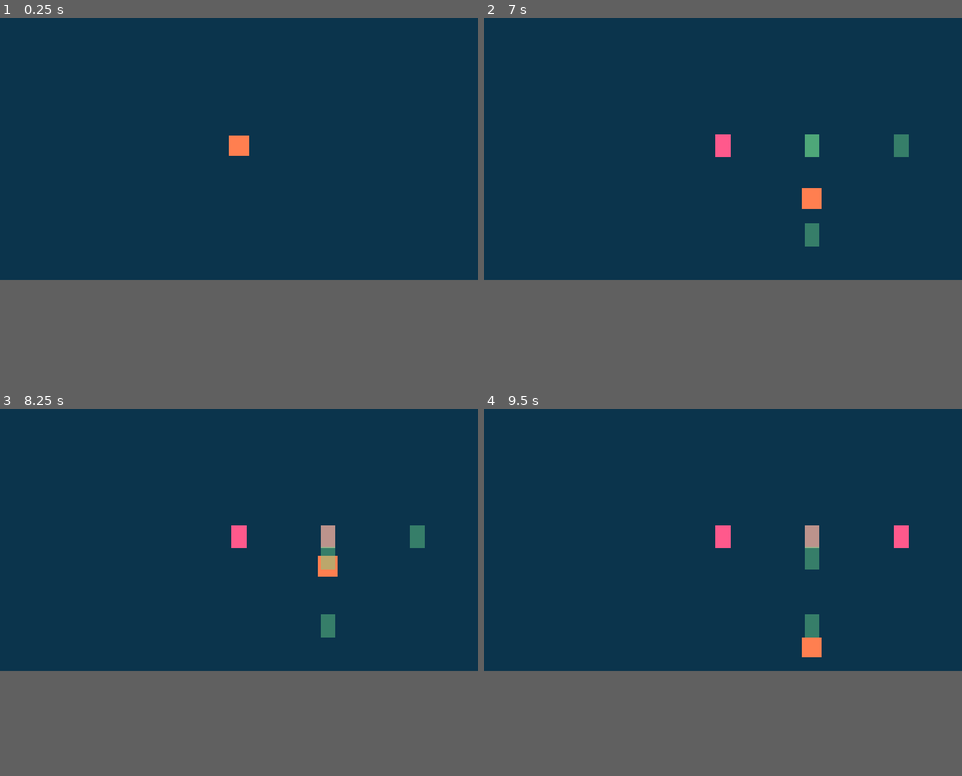
Above: before the commit, frames 1-4 (two rows, left to right).
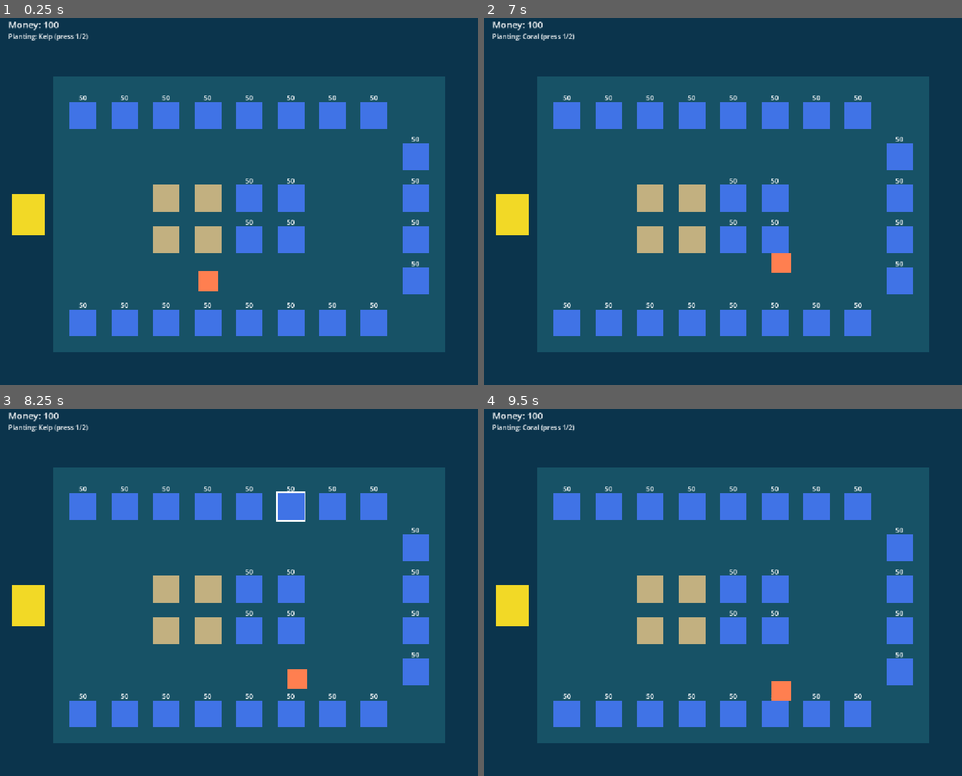
Above: after the commit, the same moments.

Repository: clogas24/Game-Dev
Game: Godot game, scene res://scenes/farm/Farm.tscn
Same seed, same stepped clock (60 frames per second), same inputs: the game is played once before the commit and once after it. Before the commit the project starts from res://scenes/main/Main.tscn.
Inputs (mouse positions are in pixels of both pictures, inside the frame that each line leads up to):
- Up to frame 1 (0.25 s): no input
- Up to frame 2 (7 s): tap Enter at 0.5, 3.5, 6.5 s; move the mouse to (828, 131) at 0.52 s; hold D (move_right) 0.53-1.25 s; hold Space (plant) 0.53-1.25 s; click (828, 131) at 0.67 s; tap E (interact, bound only after the commit) at 0.8, 3.8, 6.8 s; drag from (627, 157) to (699, 197) at 1.27 s; tap Space (plant) at 2, 5 s; move the mouse to (770, 87) at 2.02 s; hold D (move_right) 2.03-2.75 s; hold 1 (select_crop_1, bound only after the commit) 2.03-2.75 s; click (770, 87) at 2.17 s; tap 2 (select_crop_2, bound only after the commit) at 2.3, 5.3 s; drag from (699, 197) to (579, 106) at 2.77 s; move the mouse to (866, 186) at 3.52 s; hold A (move_left) 3.53-4.25 s; hold Space (plant) 3.53-4.25 s; click (866, 186) at 3.67 s; drag from (579, 106) to (651, 80) at 4.27 s; move the mouse to (746, 146) at 5.02 s; hold S (move_down) 5.03-5.75 s; hold 1 (select_crop_1, bound only after the commit) 5.03-5.75 s; click (746, 146) at 5.17 s; drag from (651, 80) to (627, 157) at 5.77 s; move the mouse to (828, 131) at 6.52 s; hold W (move_up) from 6.53 s (still down); hold Space (plant) from 6.53 s (still down); click (828, 131) at 6.67 s
- Up to frame 3 (8.25 s): release W (move_up) at 7.25 s; release Space (plant) at 7.25 s; drag from (143, 548) to (215, 588) at 7.27 s; tap Space (plant) at 8 s; move the mouse to (286, 478) at 8.02 s; hold S (move_down) from 8.03 s (still down); hold 1 (select_crop_1, bound only after the commit) from 8.03 s (still down); click (286, 478) at 8.17 s
- Up to frame 4 (9.5 s): tap 2 (select_crop_2, bound only after the commit) at 8.3 s; release S (move_down) at 8.75 s; release 1 (select_crop_1, bound only after the commit) at 8.75 s; drag from (699, 588) to (579, 497) at 8.77 s
In our replay, the window is 800x450 before the commit and 800x626 after it. These sizes can differ from the game's own. Grey fills any space a smaller window leaves; there, only what the larger window draws over its background counts as a difference.

The runs differ from the first frame. In frame 1, 63% of the frame differs, in the area x 1-94%, y 0-92%; in frame 2, 63%; in frame 3, 63%; in frame 4, 63%.

Commit message:
farming implemented and currency

Diff:
--- /dev/null
+++ b/Godot Project/autoload/Economy.gd
@@ -0,0 +1,22 @@
+extends Node
+
+@export var starting_money: int = 100
+
+signal money_changed(new_amount: int)
+
+var money: int = 0
+
+func _ready() -> void:
+	money = starting_money
+	money_changed.emit(money)
+
+func add_money(amount: int) -> void:
+	money += amount
+	money_changed.emit(money)
+
+func spend_money(amount: int) -> bool:
+	if amount > money:
+		return false
+	money -= amount
+	money_changed.emit(money)
+	return true
--- /dev/null
+++ b/Godot Project/autoload/Economy.tscn
@@ -0,0 +1,7 @@
+[gd_scene load_steps=2 format=3]
+
+[ext_resource type="Script" path="res://autoload/Economy.gd" id="1"]
+
+[node name="Economy" type="Node"]
+script = ExtResource("1")
+starting_money = 100
--- a/Godot Project/project.godot
+++ b/Godot Project/project.godot
@@ -11,12 +11,18 @@
 [application]
 
 config/name="GodotGameDev"
-run/main_scene="res://scenes/main/Main.tscn"
+run/main_scene="res://scenes/farm/Farm.tscn"
 config/features=PackedStringArray("4.7", "Forward Plus")
 config/icon="res://icon.svg"
 
+[autoload]
+
+Economy="*res://autoload/Economy.tscn"
+
 [display]
 
+window/size/viewport_width=1150
+window/size/viewport_height=900
 window/stretch/mode="canvas_items"
 window/stretch/aspect="expand"
 
@@ -51,6 +57,21 @@
 "events": [Object(InputEventKey,"resource_local_to_scene":false,"resource_name":"","device":-1,"window_id":0,"alt_press …(191 unchanged characters)…
 ]
 }
+interact={
+"deadzone": 0.2,
+"events": [Object(InputEventKey,"resource_local_to_scene":false,"resource_name":"","device":-1,"window_id":0,"alt_pressed":false,"shift_pressed":false,"ctrl_pressed":false,"meta_pressed":false,"pressed":false,"keycode":0,"physical_keycode":69,"key_label":0,"unicode":101,"location":0,"echo":false,"script":null)
+]
+}
+select_crop_1={
+"deadzone": 0.2,
+"events": [Object(InputEventKey,"resource_local_to_scene":false,"resource_name":"","device":-1,"window_id":0,"alt_pressed":false,"shift_pressed":false,"ctrl_pressed":false,"meta_pressed":false,"pressed":false,"keycode":0,"physical_keycode":49,"key_label":0,"unicode":49,"location":0,"echo":false,"script":null)
+]
+}
+select_crop_2={
+"deadzone": 0.2,
+"events": [Object(InputEventKey,"resource_local_to_scene":false,"resource_name":"","device":-1,"window_id":0,"alt_pressed":false,"shift_pressed":false,"ctrl_pressed":false,"meta_pressed":false,"pressed":false,"keycode":0,"physical_keycode":50,"key_label":0,"unicode":50,"location":0,"echo":false,"script":null)
+]
+}
 
 [physics]
 
--- a/Godot Project/scenes/coral/Coral.tscn
+++ /dev/null
@@ -1,20 +0,0 @@
-[gd_scene load_steps=3 format=3]
-
-[ext_resource type="Script" path="res://scenes/coral/Coral.gd" id="1"]
-
-[sub_resource type="RectangleShape2D" id="RectangleShape2D_1"]
-size = Vector2(36, 56)
-
-[node name="Coral" type="StaticBody2D"]
-script = ExtResource("1")
-
-[node name="Visual" type="ColorRect" parent="."]
-offset_left = -18.0
-offset_top = -28.0
-offset_right = 18.0
-offset_bottom = 28.0
-color = Color(0.42, 0.85, 0.55, 0.45)
-
-[node name="CollisionShape2D" type="CollisionShape2D" parent="."]
-shape = SubResource("RectangleShape2D_1")
-disabled = true
--- a/Godot Project/scenes/coral/Coral.gd
+++ b/Godot Project/scenes/crop/Crop.gd
@@ -1,4 +1,5 @@
-extends StaticBody2D
+extends Node2D
+class_name Crop
 
 enum State { GROWING, SOLID, DECAYING, GONE }
 
@@ -6,49 +7,54 @@
 @export var solid_time: float = 10.0
 @export var decay_time: float = 5.0
 
+@export var plant_cost: int = 10
+@export var sell_value: int = 25
+@export var decay_sell_multiplier: float = 0.5
+
+@export var grow_color: Color = Color(0.42, 0.85, 0.55, 0.45)
+@export var solid_color: Color = Color(1.0, 0.35, 0.55, 1.0)
+@export var decay_color: Color = Color(0.45, 0.35, 0.3, 1.0)
+
 signal state_changed(new_state: State)
 
 const TRANSITION_TIME: float = 0.2
-const GROW_COLOR: Color = Color(0.42, 0.85, 0.55, 0.45)
-const SOLID_COLOR: Color = Color(1.0, 0.35, 0.55, 1.0)
-const DECAY_COLOR: Color = Color(0.45, 0.35, 0.3, 1.0)
 
 var current_state: State = State.GROWING
 
 @onready var visual: ColorRect = $Visual
-@onready var collision_shape: CollisionShape2D = $CollisionShape2D
 
 func _ready() -> void:
 	_enter_growing()
 
+func harvest() -> int:
+	if current_state == State.GROWING or current_state == State.GONE:
+		return 0
+	var value: int = sell_value
+	if current_state == State.DECAYING:
+		value = int(round(sell_value * decay_sell_multiplier))
+	queue_free()
+	return value
+
 func _enter_growing() -> void:
 	current_state = State.GROWING
 	state_changed.emit(current_state)
-	collision_shape.disabled = true
-	_tween_color(GROW_COLOR, TRANSITION_TIME)
+	_tween_color(grow_color, TRANSITION_TIME)
 	await get_tree().create_timer(grow_time).timeout
 	_enter_solid()
 
 func _enter_solid() -> void:
 	current_state = State.SOLID
 	state_changed.emit(current_state)
-	collision_shape.disabled = false
-	_tween_color(SOLID_COLOR, TRANSITION_TIME)
+	_tween_color(solid_color, TRANSITION_TIME)
 	await get_tree().create_timer(solid_time).timeout
 	_enter_decaying()
 
 func _enter_decaying() -> void:
 	current_state = State.DECAYING
 	state_changed.emit(current_state)
-	# Collision turns off the moment decay starts, not at the end of it.
-	# Decaying coral is visibly crumbling, so it should stop reading as
-	# safe footing right away rather than staying "solid" underfoot while
-	# it looks unstable, and it avoids a player getting stranded when the
-	# node frees itself out from under them.
-	collision_shape.disabled = true
 	var color_time: float = min(TRANSITION_TIME, decay_time)
 	var fade_time: float = max(decay_time - TRANSITION_TIME, 0.05)
-	_tween_color(DECAY_COLOR, color_time)
+	_tween_color(decay_color, color_time)
 	var fade_tween := create_tween()
 	fade_tween.tween_property(visual, "modulate:a", 0.0, fade_time)
 	await get_tree().create_timer(decay_time).timeout
--- /dev/null
+++ b/Godot Project/scenes/crop/Crop.tscn
@@ -0,0 +1,14 @@
+[gd_scene load_steps=2 format=3]
+
+[ext_resource type="Script" path="res://scenes/crop/Crop.gd" id="1"]
+
+[node name="Crop" type="Node2D"]
+script = ExtResource("1")
+
+[node name="Visual" type="ColorRect" parent="."]
+offset_left = -18.0
+offset_top = -28.0
+offset_right = 18.0
+offset_bottom = 28.0
+mouse_filter = 2
+color = Color(0.42, 0.85, 0.55, 0.45)
--- /dev/null
+++ b/Godot Project/scenes/crop/CropCoral.tscn
@@ -0,0 +1,14 @@
+[gd_scene load_steps=2 format=3]
+
+[ext_resource type="PackedScene" path="res://scenes/crop/Crop.tscn" id="1"]
+
+[node name="CropCoral" instance=ExtResource("1")]
+grow_time = 6.0
+solid_time = 10.0
+decay_time = 5.0
+plant_cost = 25
+sell_value = 70
+decay_sell_multiplier = 0.5
+grow_color = Color(0.42, 0.85, 0.55, 0.45)
+solid_color = Color(1.0, 0.35, 0.55, 1.0)
+decay_color = Color(0.45, 0.35, 0.3, 1.0)
--- /dev/null
+++ b/Godot Project/scenes/crop/CropKelp.tscn
@@ -0,0 +1,14 @@
+[gd_scene load_steps=2 format=3]
+
+[ext_resource type="PackedScene" path="res://scenes/crop/Crop.tscn" id="1"]
+
+[node name="CropKelp" instance=ExtResource("1")]
+grow_time = 3.0
+solid_time = 6.0
+decay_time = 4.0
+plant_cost = 10
+sell_value = 25
+decay_sell_multiplier = 0.5
+grow_color = Color(0.55, 0.9, 0.4, 0.45)
+solid_color = Color(0.25, 0.7, 0.3, 1.0)
+decay_color = Color(0.4, 0.45, 0.25, 1.0)
--- /dev/null
+++ b/Godot Project/scenes/farm/Farm.gd
@@ -0,0 +1,19 @@
+extends Node2D
+
+const CROP_NAMES: Array[String] = ["Kelp", "Coral"]
+
+@onready var player: CharacterBody2D = $Player
+@onready var money_label: Label = $UI/MoneyLabel
+@onready var crop_label: Label = $UI/CropLabel
+
+func _ready() -> void:
+	Economy.money_changed.connect(_on_money_changed)
+	_on_money_changed(Economy.money)
+	player.crop_selected.connect(_on_crop_selected)
+	_on_crop_selected(player.selected_crop_index)
+
+func _on_money_changed(new_amount: int) -> void:
+	money_label.text = "Money: %d" % new_amount
+
+func _on_crop_selected(index: int) -> void:
+	crop_label.text = "Planting: %s (press 1/2)" % CROP_NAMES[index]
--- /dev/null
+++ b/Godot Project/scenes/farm/Farm.tscn
@@ -0,0 +1,185 @@
+[gd_scene load_steps=5 format=3]
+
+[ext_resource type="Script" path="res://scenes/farm/Farm.gd" id="1"]
+[ext_resource type="PackedScene" path="res://scenes/plot/Plot.tscn" id="2"]
+[ext_resource type="PackedScene" path="res://scenes/player/Player.tscn" id="3"]
+
+[sub_resource type="RectangleShape2D" id="ShopShape"]
+size = Vector2(80, 100)
+
+[node name="Farm" type="Node2D"]
+script = ExtResource("1")
+
+[node name="Background" type="CanvasLayer" parent="."]
+layer = -1
+
+[node name="ColorRect" type="ColorRect" parent="Background"]
+layout_mode = 1
+anchors_preset = 15
+anchor_right = 1.0
+anchor_bottom = 1.0
+grow_horizontal = 2
+grow_vertical = 2
+mouse_filter = 2
+color = Color(0.043137, 0.203922, 0.298039, 1)
+
+[node name="FarmBorder" type="ColorRect" parent="."]
+offset_left = 128.0
+offset_top = 156.0
+offset_right = 1072.0
+offset_bottom = 822.0
+mouse_filter = 2
+color = Color(0.09, 0.32, 0.4, 1)
+
+[node name="Shop" type="Area2D" parent="."]
+position = Vector2(68, 489)
+
+[node name="ColorRect" type="ColorRect" parent="Shop"]
+offset_left = -40.0
+offset_top = -50.0
+offset_right = 40.0
+offset_bottom = 50.0
+mouse_filter = 2
+color = Color(0.95, 0.85, 0.15, 1)
+
+[node name="CollisionShape2D" type="CollisionShape2D" parent="Shop"]
+shape = SubResource("ShopShape")
+
+[node name="Plots" type="Node2D" parent="."]
+
+[node name="TopPlot0" parent="Plots" instance=ExtResource("2")]
+position = Vector2(200, 250)
+unlock_cost = 50
+
+[node name="TopPlot1" parent="Plots" instance=ExtResource("2")]
+position = Vector2(300, 250)
+unlock_cost = 50
+
+[node name="TopPlot2" parent="Plots" instance=ExtResource("2")]
+position = Vector2(400, 250)
+unlock_cost = 50
+
+[node name="TopPlot3" parent="Plots" instance=ExtResource("2")]
+position = Vector2(500, 250)
+unlock_cost = 50
+
+[node name="TopPlot4" parent="Plots" instance=ExtResource("2")]
+position = Vector2(600, 250)
+unlock_cost = 50
+
+[node name="TopPlot5" parent="Plots" instance=ExtResource("2")]
+position = Vector2(700, 250)
+unlock_cost = 50
+
+[node name="TopPlot6" parent="Plots" instance=ExtResource("2")]
+position = Vector2(800, 250)
+unlock_cost = 50
+
+[node name="TopPlot7" parent="Plots" instance=ExtResource("2")]
+position = Vector2(900, 250)
+unlock_cost = 50
+
+[node name="BottomPlot0" parent="Plots" instance=ExtResource("2")]
+position = Vector2(200, 750)
+unlock_cost = 50
+
+[node name="BottomPlot1" parent="Plots" instance=ExtResource("2")]
+position = Vector2(300, 750)
+unlock_cost = 50
+
+[node name="BottomPlot2" parent="Plots" instance=ExtResource("2")]
+position = Vector2(400, 750)
+unlock_cost = 50
+
+[node name="BottomPlot3" parent="Plots" instance=ExtResource("2")]
+position = Vector2(500, 750)
+unlock_cost = 50
+
+[node name="BottomPlot4" parent="Plots" instance=ExtResource("2")]
+position = Vector2(600, 750)
+unlock_cost = 50
+
+[node name="BottomPlot5" parent="Plots" instance=ExtResource("2")]
+position = Vector2(700, 750)
+unlock_cost = 50
+
+[node name="BottomPlot6" parent="Plots" instance=ExtResource("2")]
+position = Vector2(800, 750)
+unlock_cost = 50
+
+[node name="BottomPlot7" parent="Plots" instance=ExtResource("2")]
+position = Vector2(900, 750)
+unlock_cost = 50
+
+[node name="RightPlot0" parent="Plots" instance=ExtResource("2")]
+position = Vector2(1000, 350)
+unlock_cost = 50
+
+[node name="RightPlot1" parent="Plots" instance=ExtResource("2")]
+position = Vector2(1000, 450)
+unlock_cost = 50
+
+[node name="RightPlot2" parent="Plots" instance=ExtResource("2")]
+position = Vector2(1000, 550)
+unlock_cost = 50
+
+[node name="RightPlot3" parent="Plots" instance=ExtResource("2")]
+position = Vector2(1000, 650)
+unlock_cost = 50
+
+[node name="CenterPlot0" parent="Plots" instance=ExtResource("2")]
+position = Vector2(400, 450)
+owned = true
+unlock_cost = 50
+
+[node name="CenterPlot1" parent="Plots" instance=ExtResource("2")]
+position = Vector2(500, 450)
+owned = true
+unlock_cost = 50
+
+[node name="CenterPlot2" parent="Plots" instance=ExtResource("2")]
+position = Vector2(600, 450)
+unlock_cost = 50
+
+[node name="CenterPlot3" parent="Plots" instance=ExtResource("2")]
+position = Vector2(700, 450)
+unlock_cost = 50
+
+[node name="CenterPlot4" parent="Plots" instance=ExtResource("2")]
+position = Vector2(400, 550)
+owned = true
+unlock_cost = 50
+
+[node name="CenterPlot5" parent="Plots" instance=ExtResource("2")]
+position = Vector2(500, 550)
+owned = true
+unlock_cost = 50
+
+[node name="CenterPlot6" parent="Plots" instance=ExtResource("2")]
+position = Vector2(600, 550)
+unlock_cost = 50
+
+[node name="CenterPlot7" parent="Plots" instance=ExtResource("2")]
+position = Vector2(700, 550)
+unlock_cost = 50
+
+[node name="Player" parent="." instance=ExtResource("3")]
+position = Vector2(500, 650)
+
+[node name="UI" type="CanvasLayer" parent="."]
+
+[node name="MoneyLabel" type="Label" parent="UI"]
+offset_left = 20.0
+offset_top = 16.0
+offset_right = 260.0
+offset_bottom = 48.0
+theme_override_font_sizes/font_size = 22
+text = "Money: 0"
+
+[node name="CropLabel" type="Label" parent="UI"]
+offset_left = 20.0
+offset_top = 48.0
+offset_right = 320.0
+offset_bottom = 78.0
+theme_override_font_sizes/font_size = 16
+text = "Planting: Kelp (press 1/2)"
--- a/Godot Project/scenes/player/Player.gd
+++ b/Godot Project/scenes/player/Player.gd
@@ -1,25 +1,88 @@
 extends CharacterBody2D
 
 @export var move_speed: float = 300.0
-@export var drag: float = 900.0
 
-const CoralScene: PackedScene = preload("res://scenes/coral/Coral.tscn")
+const CropScenes: Array[PackedScene] = [
+	preload("res://scenes/crop/CropKelp.tscn"),
+	preload("res://scenes/crop/CropCoral.tscn"),
+]
 
-func _physics_process(delta: float) -> void:
+signal crop_selected(index: int)
+
+var selected_crop_index: int = 0
+var selected_plot: Plot = null
+
+func _ready() -> void:
+	add_to_group("player")
+
+func _physics_process(_delta: float) -> void:
 	var input_dir := Vector2(
 		Input.get_action_strength("move_right") - Input.get_action_strength("move_left"),
 		Input.get_action_strength("move_down") - Input.get_action_strength("move_up")
 	).normalized()
-
-	var target_velocity := input_dir * move_speed
-	# drag doubles as accel/decel rate so speeding up and slowing down feel the same
-	velocity = velocity.move_toward(target_velocity, drag * delta)
+	velocity = input_dir * move_speed
 	move_and_slide()
 
 func _unhandled_input(event: InputEvent) -> void:
-	if event.is_action_pressed("plant"):
-		var coral := CoralScene.instantiate()
-		coral.global_position = global_position
-		# Coral must outlive the player walking away, so it goes on Main
-		# (our parent in the scene tree) rather than as our own child.
-		get_parent().add_child(coral)
+	if event.is_action_pressed("select_crop_1"):
+		selected_crop_index = 0
+		crop_selected.emit(selected_crop_index)
+	elif event.is_action_pressed("select_crop_2"):
+		selected_crop_index = 1
+		crop_selected.emit(selected_crop_index)
+	elif event.is_action_pressed("plant"):
+		_try_plant()
+	elif event.is_action_pressed("interact"):
+		_try_interact()
+	elif event is InputEventMouseButton and event.button_index == MOUSE_BUTTON_LEFT and event.pressed:
+		_handle_click(get_global_mouse_position())
+	elif event is InputEventScreenTouch and event.pressed:
+		_handle_click(event.position)
+
+func _handle_click(world_pos: Vector2) -> void:
+	for plot in get_tree().get_nodes_in_group("plots"):
+		if plot.contains_point(world_pos):
+			_select_plot(plot)
+			return
+	_deselect_plot()
+
+func _select_plot(plot: Plot) -> void:
+	if selected_plot == plot:
+		return
+	_deselect_plot()
+	selected_plot = plot
+	selected_plot.set_selected(true)
+
+func _deselect_plot() -> void:
+	if selected_plot:
+		selected_plot.set_selected(false)
+		selected_plot = null
+
+func _try_plant() -> void:
+	if selected_plot == null or not selected_plot.owned or selected_plot.crop != null:
+		return
+	var scene: PackedScene = CropScenes[selected_crop_index]
+	var crop: Crop = scene.instantiate()
+	if not Economy.spend_money(crop.plant_cost):
+		crop.queue_free()
+		return
+	# Crop must outlive the player walking away, so it goes on Farm
+	# (our parent in the scene tree) rather than as our own child.
+	crop.global_position = selected_plot.global_position
+	get_parent().add_child(crop)
+	selected_plot.plant(crop)
+
+func _try_interact() -> void:
+	if selected_plot == null:
+		return
+	if not selected_plot.owned:
+		if Economy.spend_money(selected_plot.unlock_cost):
+			selected_plot.unlock()
+		return
+	if selected_plot.crop == null:
+		return
+	var state: Crop.State = selected_plot.crop.current_state
+	if state == Crop.State.SOLID or state == Crop.State.DECAYING:
+		var value: int = selected_plot.crop.harvest()
+		if value > 0:
+			Economy.add_money(value)
--- a/Godot Project/scenes/player/Player.tscn
+++ b/Godot Project/scenes/player/Player.tscn
@@ -13,6 +13,7 @@
 offset_top = -24.0
 offset_right = 24.0
 offset_bottom = 24.0
+mouse_filter = 2
 color = Color(1, 0.498039, 0.313725, 1)
 
 [node name="CollisionShape2D" type="CollisionShape2D" parent="."]
--- /dev/null
+++ b/Godot Project/scenes/plot/Plot.gd
@@ -0,0 +1,54 @@
+extends StaticBody2D
+class_name Plot
+
+const CLICK_SIZE: Vector2 = Vector2(64, 64)
+
+@export var owned: bool = false
+@export var unlock_cost: int = 50
+
+var crop: Crop = null
+var selected: bool = false
+
+const LOCKED_COLOR: Color = Color(0.25, 0.45, 0.9, 1.0)
+const EMPTY_COLOR: Color = Color(0.76, 0.69, 0.5, 1.0)
+const OCCUPIED_COLOR: Color = Color(0.55, 0.5, 0.35, 1.0)
+
+@onready var visual: ColorRect = $Visual
+@onready var cost_label: Label = $CostLabel
+@onready var selection_border: ColorRect = $SelectionBorder
+
+func _ready() -> void:
+	add_to_group("plots")
+	_update_visual()
+
+func contains_point(point: Vector2) -> bool:
+	var half := CLICK_SIZE * 0.5
+	var local := point - global_position
+	return absf(local.x) <= half.x and absf(local.y) <= half.y
+
+func unlock() -> void:
+	owned = true
+	_update_visual()
+
+func plant(crop_instance: Crop) -> void:
+	crop = crop_instance
+	crop.tree_exiting.connect(_on_crop_freed, CONNECT_ONE_SHOT)
+	_update_visual()
+
+func set_selected(value: bool) -> void:
+	selected = value
+	selection_border.visible = value
+
+func _on_crop_freed() -> void:
+	crop = null
+	_update_visual()
+
+func _update_visual() -> void:
+	cost_label.visible = not owned
+	cost_label.text = str(unlock_cost)
+	if not owned:
+		visual.color = LOCKED_COLOR
+	elif crop == null:
+		visual.color = EMPTY_COLOR
+	else:
+		visual.color = OCCUPIED_COLOR
--- /dev/null
+++ b/Godot Project/scenes/plot/Plot.tscn
@@ -0,0 +1,39 @@
+[gd_scene load_steps=3 format=3]
+
+[ext_resource type="Script" path="res://scenes/plot/Plot.gd" id="1"]
+
+[sub_resource type="RectangleShape2D" id="RectangleShape2D_1"]
+size = Vector2(64, 64)
+
+[node name="Plot" type="StaticBody2D"]
+script = ExtResource("1")
+
+[node name="SelectionBorder" type="ColorRect" parent="."]
+offset_left = -36.0
+offset_top = -36.0
+offset_right = 36.0
+offset_bottom = 36.0
+color = Color(1, 1, 1, 1)
+mouse_filter = 2
+visible = false
+
+[node name="Visual" type="ColorRect" parent="."]
+offset_left = -32.0
+offset_top = -32.0
+offset_right = 32.0
+offset_bottom = 32.0
+color = Color(0.25, 0.45, 0.9, 1.0)
+mouse_filter = 2
+
+[node name="CostLabel" type="Label" parent="."]
+offset_left = -32.0
+offset_top = -54.0
+offset_right = 32.0
+offset_bottom = -32.0
+horizontal_alignment = 1
+vertical_alignment = 1
+mouse_filter = 2
+text = "50"
+
+[node name="CollisionShape2D" type="CollisionShape2D" parent="."]
+shape = SubResource("RectangleShape2D_1")
Not shown, added: Godot Project/autoload/Economy.gd.uid
Renamed: Godot Project/scenes/coral/Coral.gd.uid -> Godot Project/scenes/crop/Crop.gd.uid
Not shown, added: Godot Project/scenes/farm/Farm.gd.uid
Not shown, added: Godot Project/scenes/plot/Plot.gd.uid
Not shown, removed: Godot Project/scenes/coral/.gitkeep
Not shown, removed: Godot Project/scenes/hazards/.gitkeep
Not shown, removed: Godot Project/scenes/levels/.gitkeep
